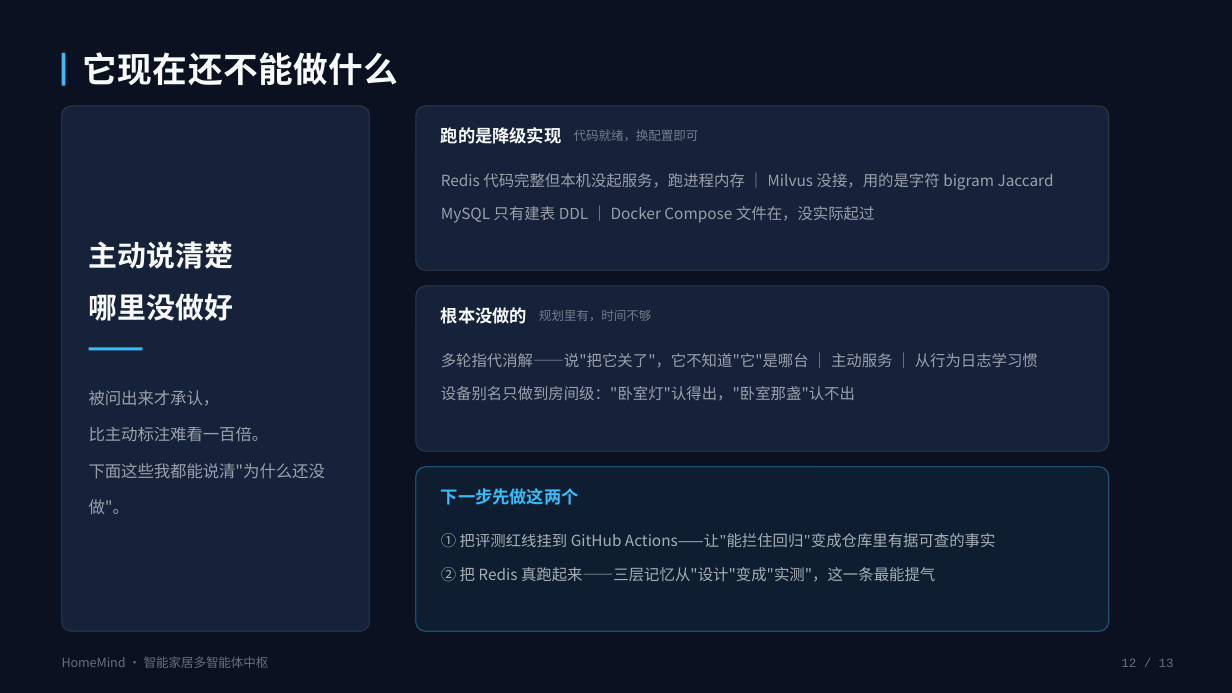
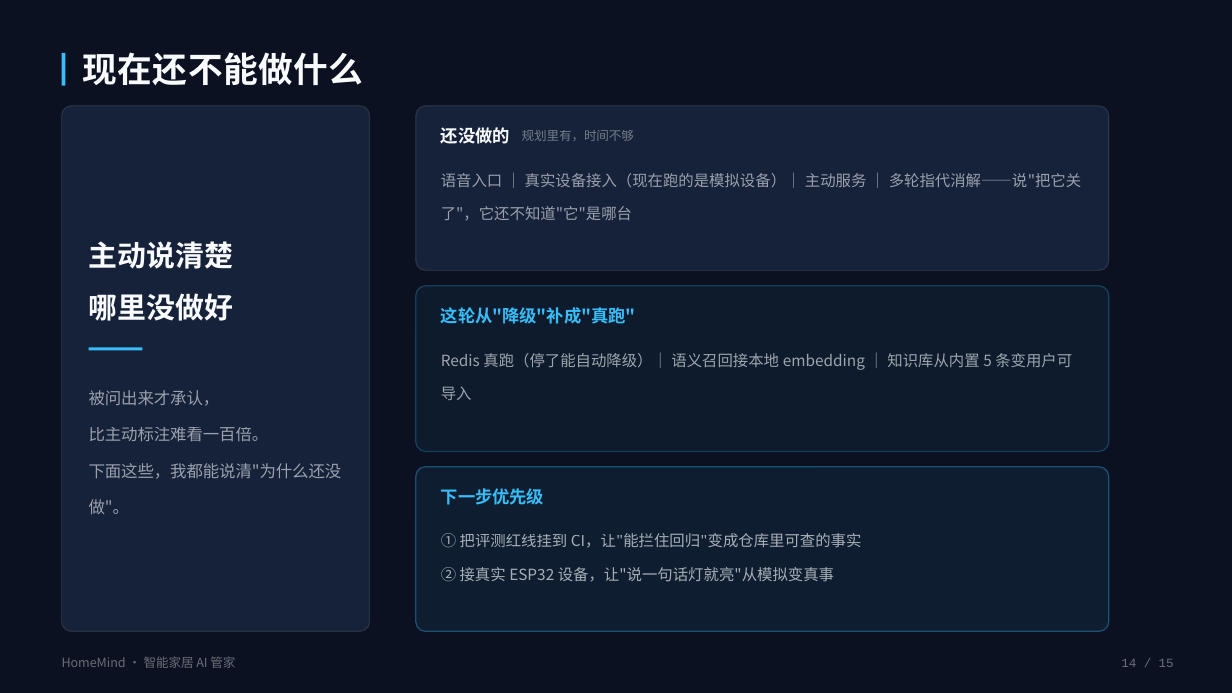
Before and after one commit to RicaedoWang/HomeMind, a slide deck: slide 14 of HomeMind答辩/HomeMind答辩.pptx (slide 12 before the commit). Drawn at 1232x693 pixels with LibreOffice and Linux fonts; fonts in the diff are those of the drawing. Boxes give left, top, right and bottom in pixels: in the first picture for what was removed or moved away, otherwise in the second. Text is boxed around its words. In the diff, an @@ line names an element or a change of style, - is before the commit and + after.

```diff
--- a/HomeMind答辩/HomeMind答辩.pptx
+++ b/HomeMind答辩/HomeMind答辩.pptx
@@ text at <box>83,52,363,85</box>: text changed @@
-它现在还不能做什么
+现在还不能做什么
@@ text at <box>441,127,510,144</box>: text changed @@
-根本没做的
+还没做的
@@ text removed at <box>441,127,562,144</box> @@
-跑的是降级实现
@@ text "规划里有，时间不够": place and size @@
-text "规划里有，时间不够" at <box>539,310,651,321</box>
+text "规划里有，时间不够" at <box>522,130,634,141</box>
@@ text removed at <box>574,130,699,141</box> @@
-代码就绪，换配置即可
@@ text at <box>441,172,1081,220</box>: text changed @@
-Redis 代码完整但本机没起服务，跑进程内存 ｜ Milvus 没接，用的是字符 bigram Jaccard
-MySQL 只有建表 DDL ｜ Docker Compose 文件在，没实际起过
+语音入口 ｜ 真实设备接入（现在跑的是模拟设备）｜ 主动服务 ｜ 多轮指代消解——说"把它关了"，它还不知道"它"是哪台
@@ rounded rectangle at <box>416,286,1109,451</box>: fill #16223A to #38BDF8 at 6% opacity; outline #F8FAFC 1 pt to #38BDF8 1 pt @@
@@ text added at <box>441,307,636,324</box>, 13.5 pt, text #38BDF8, bold @@
+这轮从"降级"补成"真跑"
@@ text at <box>441,352,1072,400</box>: text changed; text colour #F8FAFC at 58% opacity to #F8FAFC at 62% opacity @@
-多轮指代消解——说"把它关了"，它不知道"它"是哪台 ｜ 主动服务 ｜ 从行为日志学习惯
-设备别名只做到房间级："卧室灯"认得出，"卧室那盏"认不出
+Redis 真跑（停了能自动降级）｜ 语义召回接本地 embedding ｜ 知识库从内置 5 条变用户可导入
@@ text at <box>89,463,342,514</box>: text changed @@
-下面这些我都能说清"为什么还没做"。
+下面这些，我都能说清"为什么还没做"。
@@ text at <box>441,488,544,505</box>: text changed @@
-下一步先做这两个
+下一步优先级
@@ text at <box>441,533,862,582</box>: text changed @@
-① 把评测红线挂到 GitHub Actions——让"能拦住回归"变成仓库里有据可查的事实
-② 把 Redis 真跑起来——三层记忆从"设计"变成"实测"，这一条最能提气
+① 把评测红线挂到 CI，让"能拦住回归"变成仓库里可查的事实
+② 接真实 ESP32 设备，让"说一句话灯就亮"从模拟变真事
@@ text at <box>62,656,235,668</box>: text changed @@
-HomeMind · 智能家居多智能体中枢
+HomeMind · 智能家居 AI 管家
@@ text at <box>1121,659,1174,667</box>: text changed @@
-12 / 13
+14 / 15
```
Also in this commit, not shown: 3 other slides changed, 11 slides added, 9 slides removed, 21 other files.
